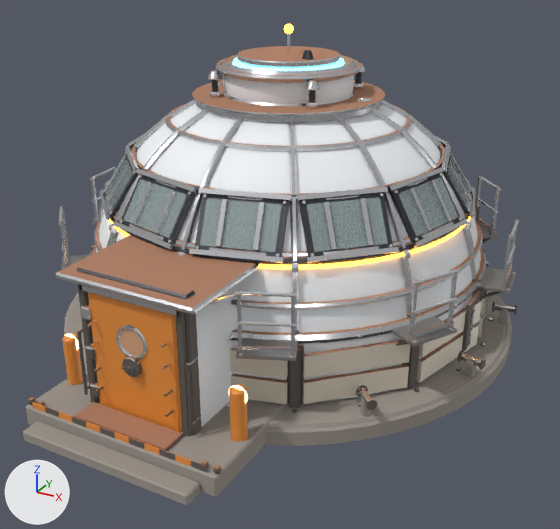
Two versions of the glTF model public/assets/habitat_dome.glb, one commit apart.
The view is the same before and after, from a 50 mm lens placed at (6.54, -12.2, 7.13), pointed at (0.17, -0.62, 1.35). Lighting does not change. The marker at lower left points along +X, +Y and +Z. The first picture is the older version. Where no turn or scale is listed for an object, it has been applied to the vertices. Vertices at exactly the same position are counted once.

The first picture shows 'habitat_glazing', 'habitat_shell'.
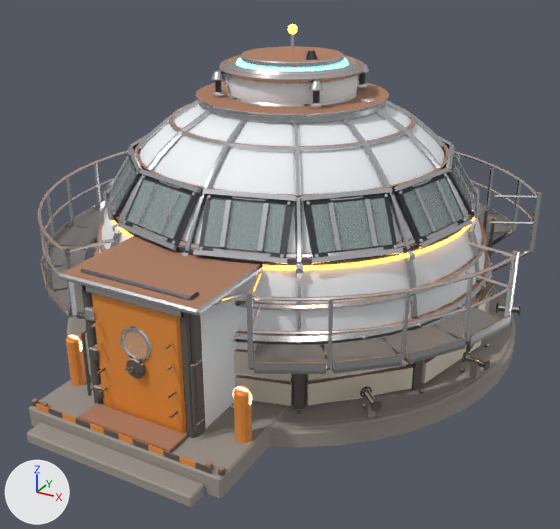
Patch to the scene script:
```diff
--- a/public/assets/habitat_dome.glb.py
+++ b/public/assets/habitat_dome.glb.py
@@ me_footing @@
 # used by ob_habitat_shell; location = (0.0, 0.0, 0.0)
-me_footing.from_pydata(...)  # 18172 vertices, 33780 faces; spans x -4.3..4.3, y -5.6..5.6, z 0.0..5.57
+me_footing.from_pydata(...)  # 18860 vertices, 35140 faces; spans x -4.6..4.46, y -5.6..5.6, z 0.0..5.57
+# me_footing part 1: 127 loose pieces with 2264 vertices, spanning x -4.23..4.23, y -4.21..4.21, z 0.3..2.45, are deleted
+# me_footing part 2: 3 vertices moved within x 1.33..3.65, y 0.76..4.83, z 0.4..1.17; 152 vertices removed from x -3.69..4.06, y -3.21..3.21, z 1.17..1.49; 3104 vertices added at x -4.6..4.46, y -4.28..4.6, z 0.3..2.64
+# other edits to the shape of me_footing do not show in these pictures
 me_footing.materials.append(mat_footing_cast)
@@ ob_habitat_glazing @@
 ob_habitat_glazing = bpy.data.objects.new('habitat_glazing', me_cube_067)
-ob_habitat_glazing.location = (0.0, 0.0, 0.0)
+ob_habitat_glazing.location = (0.07, 0.0, 0.0)
@@ ob_habitat_shell @@
 ob_habitat_shell = bpy.data.objects.new('habitat_shell', me_footing)
-ob_habitat_shell.location = (0.0, 0.0, 0.0)
+ob_habitat_shell.location = (0.07, 0.0, 0.0)
```

Where the change shows, as pixel boxes [x1, y1, x2, y2] in the pictures (560 x 529 px):
'habitat_shell', reshaped, moved
    before: [23, 24, 519, 505]
    after: [27, 24, 542, 507]
'habitat_glazing', moved
    before: [105, 153, 470, 357]
    after: [108, 154, 474, 358]
part 1 of me_footing, deleted
    before: [59, 167, 519, 361]
part 2 of me_footing, built on
    after: [38, 150, 542, 374]
